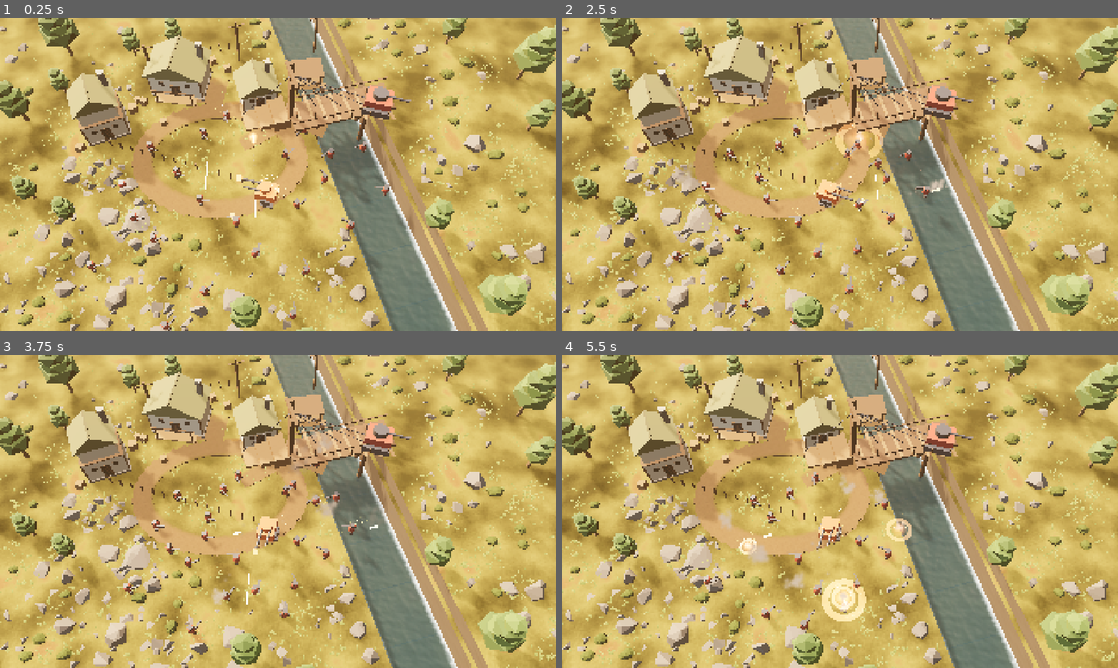
Above: before the commit, frames 1-4 (two rows, left to right).
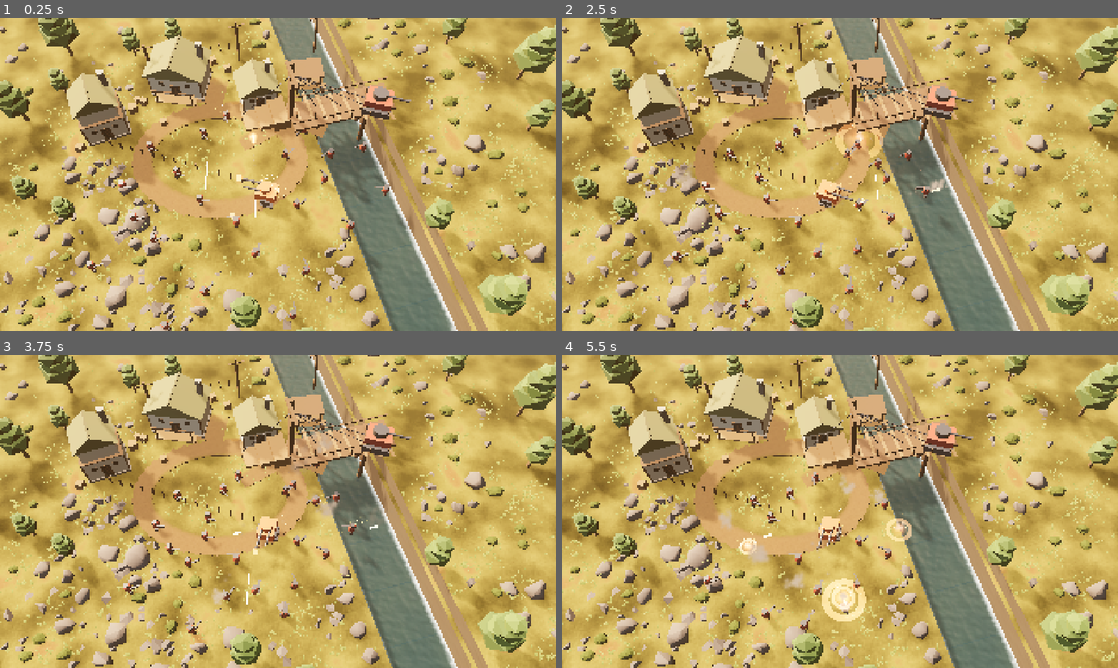
Above: after the commit, the same moments.

Repository: Autinhorse/Survivors
Game: Godot game, scene res://scenes/VisualBenchmark.tscn
The game is run twice, just before and just after one commit, with the same random seed, the same clock (stepped at 60 frames per second) and the same inputs.
Inputs:
- Up to frame 1 (0.25 s): no input
- Up to frame 2 (2.5 s): no input
- Up to frame 3 (3.75 s): no input
- Up to frame 4 (5.5 s): no input

The runs differ from the first frame. In frame 1, 2.2% of the frame differs, in the area x 0-100%, y 0-100%; in frame 2, 2.2%; in frame 3, 2.2%; in frame 4, 2.3%.

Commit message:
石头加倒角与按角度平滑；提高方向光/环境光之比
人工提问："参考图石头的高亮边是倒角还是贴图？朝上的面边界也更不规则。"

放大到像素级判断：**是几何倒角，不是贴图**。判据是高亮带跟着光走 ——
朝阳一侧的棱亮、背光侧不亮；贴图伪造的边缘光不会随石头朝向这样一致变化。
倒角面法线在低角度夕阳下比水平顶面更正对光源，所以比顶面还亮。

参考图大面上有明暗渐变，说明不是纯平面着色，而是按角度自动平滑：
小于阈值的夹角平滑、大于的保持硬边，倒角因此融成渐亮的带而非突兀亮线。

实现：
- Bevel 修改器 width 0.05 / 1 段 / 角度限制 25°
- finalize() 支持 smooth_angle：>0 时按角度自动平滑（含老版本回退实现）
- 凸包点数 13-17（更不规则的面边界）

平滑角一开始给 34° 过冲，主面之间也被抹平、石头变成软鹅卵石，降到 19°。

连带发现：环境光会压平物体自身的明暗对比。为匹配参考图被提亮的暗部，
天空环境光推到 2.2，代价是石头顶/侧明暗差只剩 1.4 倍（参考图 2 倍多）。
改为方向光 2.2 -> 3.4、环境光 2.2 -> 1.35，再用曝光把整体统计拉回：
mean 112.0 / p10 70.7 / p90 148.9 / ratio 2.1（参考 109.7 / 75.4 / 145.3 / 1.9）。
教训：整体色调和单体对比是两个独立的量，只看整体统计会漏掉后者。

Co-Authored-By: Claude Opus 5 (1M context) <noreply@anthropic.com>

Diff:
--- a/scenes/VisualBenchmark.tscn
+++ b/scenes/VisualBenchmark.tscn
@@ -210,7 +210,7 @@
 shader_parameter/fade_end = 78.0
 
 [sub_resource type="StandardMaterial3D" id="MatRock"]
-albedo_color = Color(0.298, 0.278, 0.255, 1)
+albedo_color = Color(0.255, 0.235, 0.231, 1)
 roughness = 0.88
 metallic = 0.0
 albedo_texture = SubResource("NoiseRock")
@@ -312,9 +312,9 @@
 sky = SubResource("Sky")
 ambient_light_source = 3
 ambient_light_sky_contribution = 1.0
-ambient_light_energy = 2.2
+ambient_light_energy = 1.35
 tonemap_mode = 3
-tonemap_exposure = 1.78
+tonemap_exposure = 1.47
 tonemap_white = 9.0
 glow_enabled = true
 glow_intensity = 0.7
@@ -344,7 +344,7 @@
 [node name="Sun" type="DirectionalLight3D" parent="."]
 transform = Transform3D(-0.71934, 0.42767, -0.54740, 0.00000, 0.78801, 0.61566, 0.69466, 0.44287, -0.56685, 0.00000, 20.00000, 0.00000)
 light_color = Color(1, 0.804, 0.588, 1)
-light_energy = 2.2
+light_energy = 3.4
 light_angular_distance = 1.4
 shadow_enabled = true
 shadow_opacity = 0.62
Binary file changed: assets/environment/pebbles.glb
Binary file changed: assets/environment/rocks_lp.glb
Binary file changed: docs/reference/m2_visual.png
Not shown, changed: docs/M2_visual_报告.md
Not shown, changed: tools/gen_assets_blender.py
Not shown, changed: tools/gen_greybox.py
